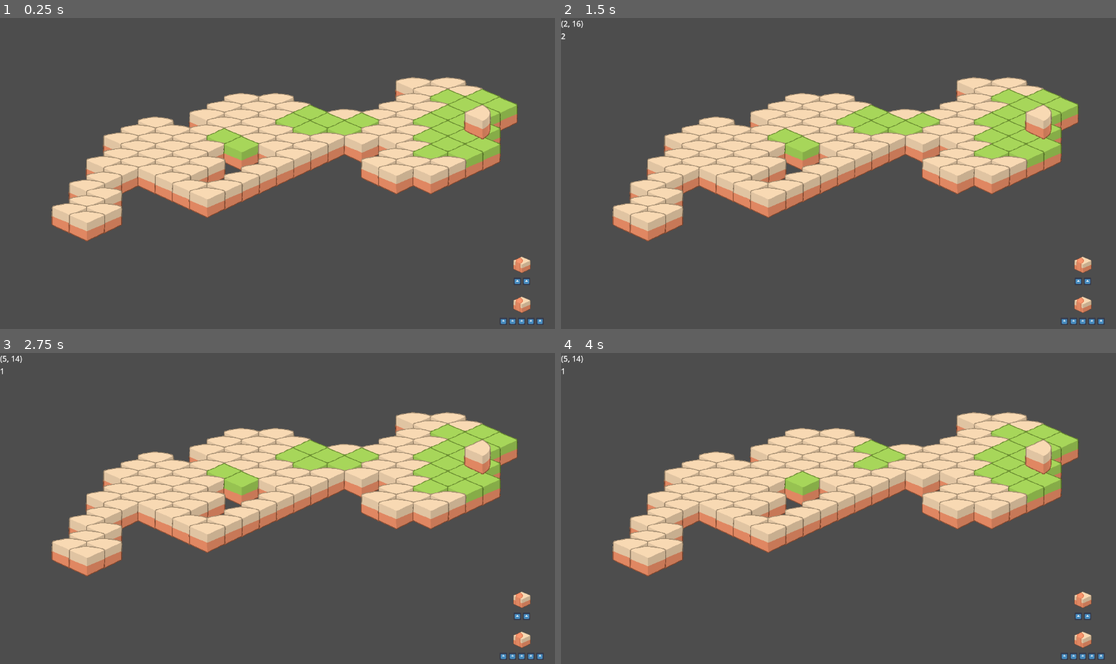
Above: before the commit, frames 1-4 (two rows, left to right).
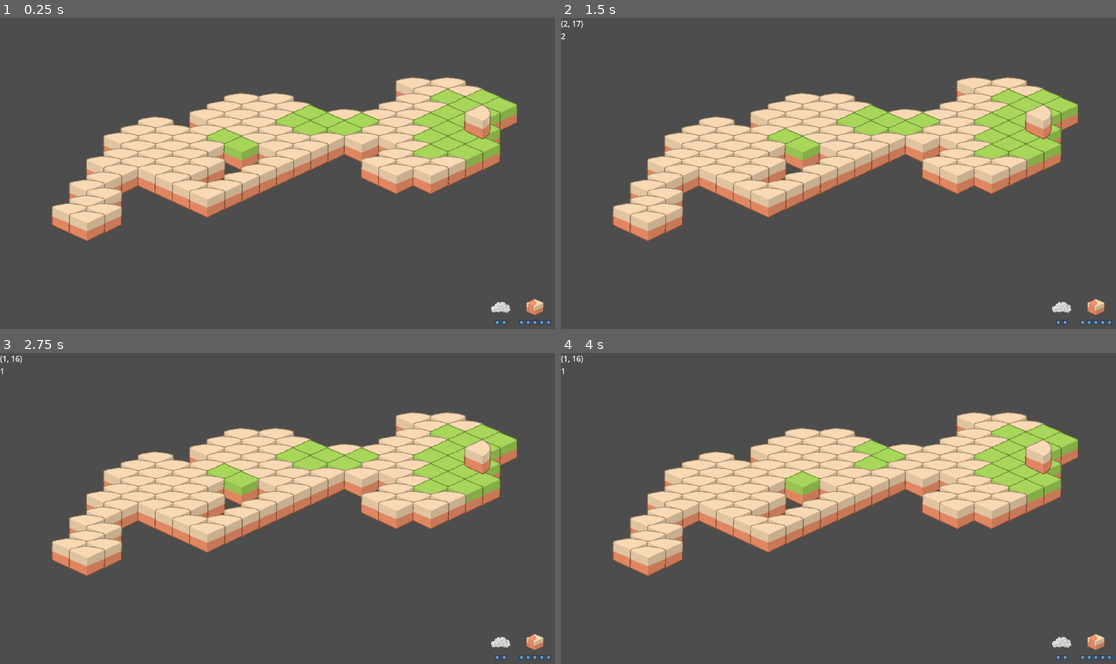
Above: after the commit, the same moments.

Repository: TheWalruzz/GWJ58
Game: Godot game, scene res://scenes/levels/level01.tscn
The game is run twice, just before and just after one commit, with the same random seed, the same clock (stepped at 60 frames per second) and the same inputs. The project has no main scene, so this scene is started directly. The engine's default icon, where the game draws it, is replaced by a stand-in: a white triangle on a blue panel in a dark square.
Inputs (mouse positions are in pixels of both pictures, inside the frame that each line leads up to; where the layout moved, square brackets give the same spot in the first picture):
- Up to frame 1 (0.25 s): no input
- Up to frame 2 (1.5 s): click (1060, 307) [1082, 260] at 0.5 s; click (1093, 304) [1082, 301] at 1.25 s
- Up to frame 3 (2.75 s): click (499, 642) [521, 595] at 2 s
- Up to frame 4 (4 s): click (1093, 639) [1082, 636] at 2.75 s; click (1060, 642) [1082, 595] at 3.5 s

The runs differ from the first frame. In frame 1, 0.6% of the frame differs, in the area x 88-100%, y 76-99%; in frame 2, 0.6%; in frame 3, 0.6%, in the area x 0-100%, y 0-99%; in frame 4, 0.6%.

Commit message:
Added rain cloud

Diff:
--- a/project.godot
+++ b/project.godot
@@ -18,7 +18,7 @@
 
 Sx="*res://addons/signal_extensions/sx_autoload.gd"
 PlayerService="*res://scripts/services/player_service.gd"
-UI="*res://scenes/ui/ui_root.tscn"
+UIService="*res://scenes/ui/ui_root.tscn"
 
 [editor]
 
--- /dev/null
+++ b/scenes/components/rain_cloud.tscn
@@ -0,0 +1,51 @@
+[gd_scene load_steps=7 format=3 uid="uid://dtxwyshn15572"]
+
+[ext_resource type="Script" path="res://scripts/components/rain_cloud.gd" id="1_0ty4n"]
+[ext_resource type="Texture2D" uid="uid://cplrnutwpteop" path="res://assets/gfx/sprites/clouds/Cloud 5.png" id="1_mhh1e"]
+[ext_resource type="Texture2D" uid="uid://derikmxpxnhxq" path="res://assets/gfx/1x1.png" id="1_oqm35"]
+[ext_resource type="Texture2D" uid="uid://e3it4ce771qu" path="res://assets/gfx/sprites/shadow.png" id="4_4hihp"]
+
+[sub_resource type="Curve" id="Curve_5xfop"]
+_data = [Vector2(0, 1), 0.0, -0.386562, 0, 0, Vector2(1, 0), -4.18396, 0.0, 0, 0]
+point_count = 2
+
+[sub_resource type="Gradient" id="Gradient_3na4l"]
+offsets = PackedFloat32Array(0, 0.986441, 1)
+colors = PackedColorArray(0, 0.631373, 1, 0.941176, 0, 0.631373, 1, 0.941176, 1, 1, 1, 0)
+
+[node name="RainCloud" type="Node2D"]
+scale = Vector2(3, 3)
+script = ExtResource("1_0ty4n")
+
+[node name="CPUParticles2D" type="CPUParticles2D" parent="."]
+z_index = 6
+amount = 48
+lifetime = 0.35
+speed_scale = 0.7
+randomness = 0.1
+local_coords = true
+texture = ExtResource("1_oqm35")
+emission_shape = 3
+emission_rect_extents = Vector2(40, 1)
+direction = Vector2(0, 1)
+initial_velocity_max = 20.0
+linear_accel_min = -10.0
+linear_accel_max = 10.0
+scale_amount_min = 2.5
+scale_amount_max = 2.5
+split_scale = true
+scale_curve_x = SubResource("Curve_5xfop")
+scale_curve_y = null
+color_ramp = SubResource("Gradient_3na4l")
+
+[node name="Cloud" type="Sprite2D" parent="."]
+z_index = 7
+position = Vector2(0, -3)
+texture = ExtResource("1_mhh1e")
+
+[node name="Shadow" type="Sprite2D" parent="."]
+modulate = Color(1, 1, 1, 0.470588)
+z_index = 5
+position = Vector2(0.666667, 64)
+scale = Vector2(0.349462, 0.349462)
+texture = ExtResource("4_4hihp")
--- a/scenes/ui/ui_root.tscn
+++ b/scenes/ui/ui_root.tscn
@@ -1,7 +1,8 @@
-[gd_scene load_steps=4 format=3 uid="uid://eekwdg77uif6"]
+[gd_scene load_steps=5 format=3 uid="uid://eekwdg77uif6"]
 
 [ext_resource type="Texture2D" uid="uid://cpi4q83sqmytl" path="res://assets/gfx/tilesets/desert/Tiles/grass_pathBend_E.png" id="1_iailb"]
 [ext_resource type="Script" path="res://scripts/services/ui_service.gd" id="1_xowr0"]
+[ext_resource type="Texture2D" uid="uid://cplrnutwpteop" path="res://assets/gfx/sprites/clouds/Cloud 5.png" id="2_sg71o"]
 [ext_resource type="Texture2D" uid="uid://b16pup7lyihii" path="res://icon.svg" id="3_r0xij"]
 
 [node name="UIRoot" type="CanvasLayer"]
@@ -31,11 +32,56 @@
 size_flags_horizontal = 3
 alignment = 2
 
-[node name="RainButtonContainer" type="VBoxContainer" parent="UIContainer/HSplitContainer/RightContainer"]
+[node name="VBoxContainer" type="HBoxContainer" parent="UIContainer/HSplitContainer/RightContainer"]
 layout_mode = 2
+alignment = 2
+
+[node name="RainButtonContainer" type="VBoxContainer" parent="UIContainer/HSplitContainer/RightContainer/VBoxContainer"]
+layout_mode = 2
+alignment = 2
+
+[node name="RainButton" type="TextureButton" parent="UIContainer/HSplitContainer/RightContainer/VBoxContainer/RainButtonContainer"]
+unique_name_in_owner = true
+custom_minimum_size = Vector2(40, 24)
+layout_mode = 2
+size_flags_horizontal = 4
+texture_normal = ExtResource("2_sg71o")
+ignore_texture_size = true
+stretch_mode = 4
+
+[node name="HSeparator" type="HSeparator" parent="UIContainer/HSplitContainer/RightContainer/VBoxContainer/RainButtonContainer"]
+modulate = Color(1, 1, 1, 0)
+custom_minimum_size = Vector2(0, 6)
+layout_mode = 2
+
+[node name="RainCost" type="HBoxContainer" parent="UIContainer/HSplitContainer/RightContainer/VBoxContainer/RainButtonContainer"]
+layout_mode = 2
+size_flags_horizontal = 4
+size_flags_vertical = 4
 alignment = 1
 
-[node name="RainButton" type="TextureButton" parent="UIContainer/HSplitContainer/RightContainer/RainButtonContainer"]
+[node name="TextureRect" type="TextureRect" parent="UIContainer/HSplitContainer/RightContainer/VBoxContainer/RainButtonContainer/RainCost"]
+custom_minimum_size = Vector2(10, 10)
+layout_mode = 2
+texture = ExtResource("3_r0xij")
+expand_mode = 1
+
+[node name="TextureRect2" type="TextureRect" parent="UIContainer/HSplitContainer/RightContainer/VBoxContainer/RainButtonContainer/RainCost"]
+custom_minimum_size = Vector2(10, 10)
+layout_mode = 2
+texture = ExtResource("3_r0xij")
+expand_mode = 1
+
+[node name="VSeparator" type="VSeparator" parent="UIContainer/HSplitContainer/RightContainer/VBoxContainer"]
+modulate = Color(1, 1, 1, 0)
+custom_minimum_size = Vector2(10, 0)
+layout_mode = 2
+
+[node name="ShrineButtonContainer" type="VBoxContainer" parent="UIContainer/HSplitContainer/RightContainer/VBoxContainer"]
+layout_mode = 2
+alignment = 2
+
+[node name="ShrineButton" type="TextureButton" parent="UIContainer/HSplitContainer/RightContainer/VBoxContainer/ShrineButtonContainer"]
 unique_name_in_owner = true
 custom_minimum_size = Vector2(40, 60)
 layout_mode = 2
@@ -44,72 +90,41 @@
 ignore_texture_size = true
 stretch_mode = 4
 
-[node name="RainCost" type="HBoxContainer" parent="UIContainer/HSplitContainer/RightContainer/RainButtonContainer"]
+[node name="ShrineCost" type="HBoxContainer" parent="UIContainer/HSplitContainer/RightContainer/VBoxContainer/ShrineButtonContainer"]
 layout_mode = 2
 size_flags_horizontal = 4
 size_flags_vertical = 4
 alignment = 1
 
-[node name="TextureRect" type="TextureRect" parent="UIContainer/HSplitContainer/RightContainer/RainButtonContainer/RainCost"]
-custom_minimum_size = Vector2(15, 15)
+[node name="TextureRect" type="TextureRect" parent="UIContainer/HSplitContainer/RightContainer/VBoxContainer/ShrineButtonContainer/ShrineCost"]
+custom_minimum_size = Vector2(10, 10)
 layout_mode = 2
 texture = ExtResource("3_r0xij")
 expand_mode = 1
 
-[node name="TextureRect2" type="TextureRect" parent="UIContainer/HSplitContainer/RightContainer/RainButtonContainer/RainCost"]
-custom_minimum_size = Vector2(15, 15)
+[node name="TextureRect2" type="TextureRect" parent="UIContainer/HSplitContainer/RightContainer/VBoxContainer/ShrineButtonContainer/ShrineCost"]
+custom_minimum_size = Vector2(10, 10)
 layout_mode = 2
 texture = ExtResource("3_r0xij")
 expand_mode = 1
 
-[node name="ShrineButtonContainer" type="VBoxContainer" parent="UIContainer/HSplitContainer/RightContainer"]
-layout_mode = 2
-alignment = 2
-
-[node name="ShrineButton" type="TextureButton" parent="UIContainer/HSplitContainer/RightContainer/ShrineButtonContainer"]
-unique_name_in_owner = true
-custom_minimum_size = Vector2(40, 60)
-layout_mode = 2
-size_flags_horizontal = 4
-texture_normal = ExtResource("1_iailb")
-ignore_texture_size = true
-stretch_mode = 4
-
-[node name="ShrineCost" type="HBoxContainer" parent="UIContainer/HSplitContainer/RightContainer/ShrineButtonContainer"]
-layout_mode = 2
-size_flags_horizontal = 4
-size_flags_vertical = 4
-alignment = 1
-
-[node name="TextureRect" type="TextureRect" parent="UIContainer/HSplitContainer/RightContainer/ShrineButtonContainer/ShrineCost"]
-custom_minimum_size = Vector2(15, 15)
+[node name="TextureRect3" type="TextureRect" parent="UIContainer/HSplitContainer/RightContainer/VBoxContainer/ShrineButtonContainer/ShrineCost"]
+custom_minimum_size = Vector2(10, 10)
 layout_mode = 2
 texture = ExtResource("3_r0xij")
 expand_mode = 1
 
-[node name="TextureRect2" type="TextureRect" parent="UIContainer/HSplitContainer/RightContainer/ShrineButtonContainer/ShrineCost"]
-custom_minimum_size = Vector2(15, 15)
+[node name="TextureRect4" type="TextureRect" parent="UIContainer/HSplitContainer/RightContainer/VBoxContainer/ShrineButtonContainer/ShrineCost"]
+custom_minimum_size = Vector2(10, 10)
 layout_mode = 2
 texture = ExtResource("3_r0xij")
 expand_mode = 1
 
-[node name="TextureRect3" type="TextureRect" parent="UIContainer/HSplitContainer/RightContainer/ShrineButtonContainer/ShrineCost"]
-custom_minimum_size = Vector2(15, 15)
+[node name="TextureRect5" type="TextureRect" parent="UIContainer/HSplitContainer/RightContainer/VBoxContainer/ShrineButtonContainer/ShrineCost"]
+custom_minimum_size = Vector2(10, 10)
 layout_mode = 2
 texture = ExtResource("3_r0xij")
 expand_mode = 1
 
-[node name="TextureRect4" type="TextureRect" parent="UIContainer/HSplitContainer/RightContainer/ShrineButtonContainer/ShrineCost"]
-custom_minimum_size = Vector2(15, 15)
-layout_mode = 2
-texture = ExtResource("3_r0xij")
-expand_mode = 1
-
-[node name="TextureRect5" type="TextureRect" parent="UIContainer/HSplitContainer/RightContainer/ShrineButtonContainer/ShrineCost"]
-custom_minimum_size = Vector2(15, 15)
-layout_mode = 2
-texture = ExtResource("3_r0xij")
-expand_mode = 1
-
-[connection signal="pressed" from="UIContainer/HSplitContainer/RightContainer/RainButtonContainer/RainButton" to="." method="_on_rain_button_pressed"]
-[connection signal="pressed" from="UIContainer/HSplitContainer/RightContainer/ShrineButtonContainer/ShrineButton" to="." method="_on_shrine_button_pressed"]
+[connection signal="pressed" from="UIContainer/HSplitContainer/RightContainer/VBoxContainer/RainButtonContainer/RainButton" to="." method="_on_rain_button_pressed"]
+[connection signal="pressed" from="UIContainer/HSplitContainer/RightContainer/VBoxContainer/ShrineButtonContainer/ShrineButton" to="." method="_on_shrine_button_pressed"]
--- a/scripts/components/level_map.gd
+++ b/scripts/components/level_map.gd
@@ -19,6 +19,7 @@
 
 
 const EMPTY_VECTOR := Vector2i(-100, -100)
+const RainCloudScene := preload("res://scenes/components/rain_cloud.tscn")
 
 @export var time_limit := 30
 @export var shrine_atlas_coords := Vector2i(5, 2)
@@ -68,7 +69,12 @@
 							if PlayerService.energy.value >= Consts.RAIN_ENERGY_COST:
 								PlayerService.energy.value -= Consts.RAIN_ENERGY_COST
 								tiles[target_coords].is_raining = true
-								# TODO: show cloud
+
+								var local_tile_coords := map_to_local(target_coords)
+								var cloud := RainCloudScene.instantiate()
+								cloud.position = Vector2(local_tile_coords.x, local_tile_coords.y - 192)
+								add_child(cloud)
+
 								Sx.interval_timer(Consts.RAIN_INTERVAL).take(Consts.RAIN_ITERATIONS).subscribe(
 									func():
 										_toggle_cells(
@@ -78,6 +84,7 @@
 										),
 									0,
 									func():
+										cloud.fade_and_free()
 										tiles[target_coords].is_raining = false
 										PlayerService.building_mode.value = PlayerService.BuildingMode.NONE
 								).dispose_with(self)
@@ -153,6 +160,7 @@
 func _can_build_shrine(coords: Vector2i) -> bool:
 	return _is_buildable(coords) and \
 		not tiles[coords].has_shrine and \
+		not tiles[coords].is_raining and \
 		PlayerService.building_mode.value == PlayerService.BuildingMode.SHRINE
 
 
@@ -187,7 +195,7 @@
 		candidates.filter(func(coords: Vector2i):
 				return not _is_shrine_in_area(coords) and not tiles[coords].is_raining),
 		TileSource.DESERT,
-		5
+		Consts.DESERT_TILES_PER_ITERATION
 	)
 
 
--- /dev/null
+++ b/scripts/components/rain_cloud.gd
@@ -0,0 +1,18 @@
+extends Node2D
+
+
+@export var fade_in_duration := 0.25
+@export var fade_out_duration := 0.5
+
+
+func _ready() -> void:
+	modulate.a = 0.0
+	create_tween().tween_property(self, "modulate:a", 1.0, fade_in_duration) \
+		.set_ease(Tween.EASE_OUT).set_trans(Tween.TRANS_QUAD)
+
+
+func fade_and_free() -> void:
+	var tween := create_tween().tween_property(self, "modulate:a", 0.0, fade_out_duration) \
+		.set_ease(Tween.EASE_IN).set_trans(Tween.TRANS_QUAD)
+	await tween.finished
+	queue_free()
--- a/scripts/consts.gd
+++ b/scripts/consts.gd
@@ -15,3 +15,5 @@
 const GAME_ENERGY_GAIN_INTERVAL := 6.0
 const GAME_STARTING_ENERGY_AMOUNT := 5
 const GAME_GAINED_ENERGY_AMOUNT := 5
+
+const DESERT_TILES_PER_ITERATION := 5
Binary file added: assets/gfx/sprites/clouds/Cloud 1.png
Not shown, added: assets/gfx/sprites/clouds/Cloud 1.png.import
Binary file added: assets/gfx/sprites/clouds/Cloud 10.png
Not shown, added: assets/gfx/sprites/clouds/Cloud 10.png.import
Binary file added: assets/gfx/sprites/clouds/Cloud 11.png
Not shown, added: assets/gfx/sprites/clouds/Cloud 11.png.import
Binary file added: assets/gfx/sprites/clouds/Cloud 12.png
Not shown, added: assets/gfx/sprites/clouds/Cloud 12.png.import
Binary file added: assets/gfx/sprites/clouds/Cloud 13.png
Not shown, added: assets/gfx/sprites/clouds/Cloud 13.png.import
Binary file added: assets/gfx/sprites/clouds/Cloud 14.png
Not shown, added: assets/gfx/sprites/clouds/Cloud 14.png.import
(and 31 more such lines)
